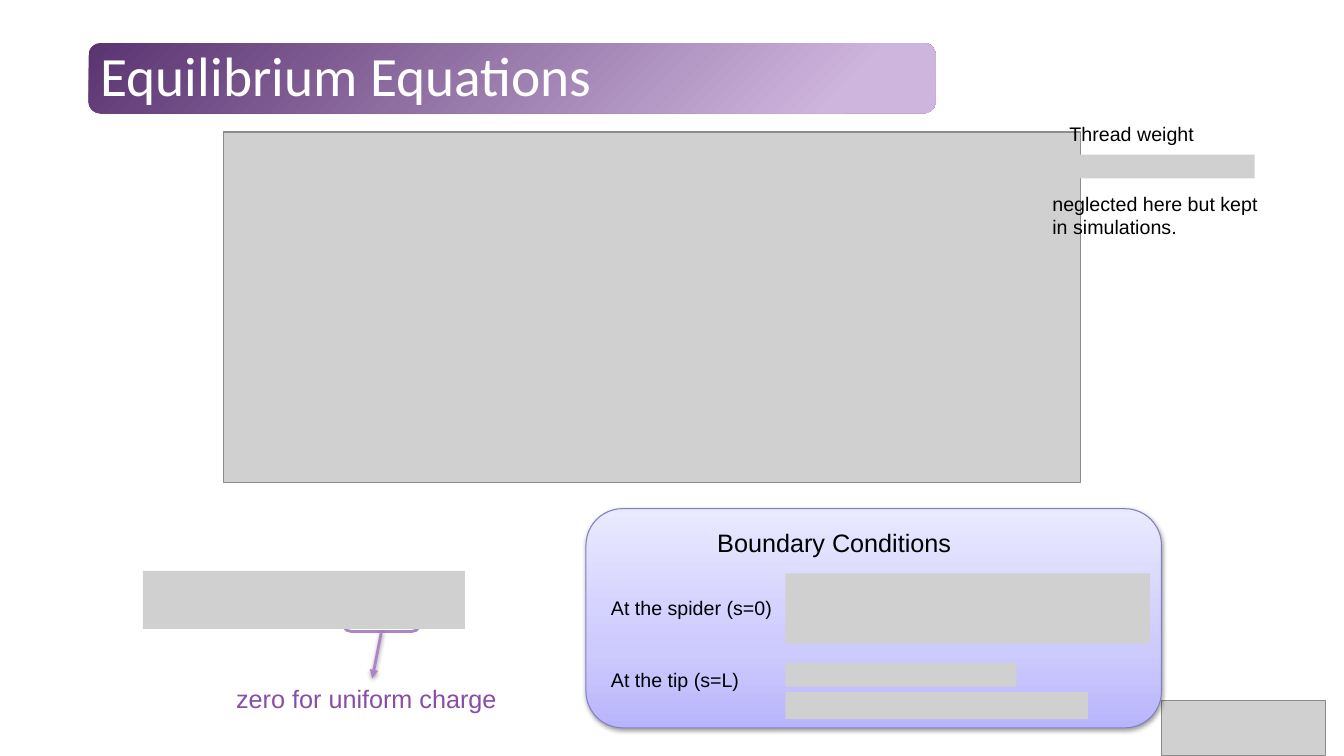
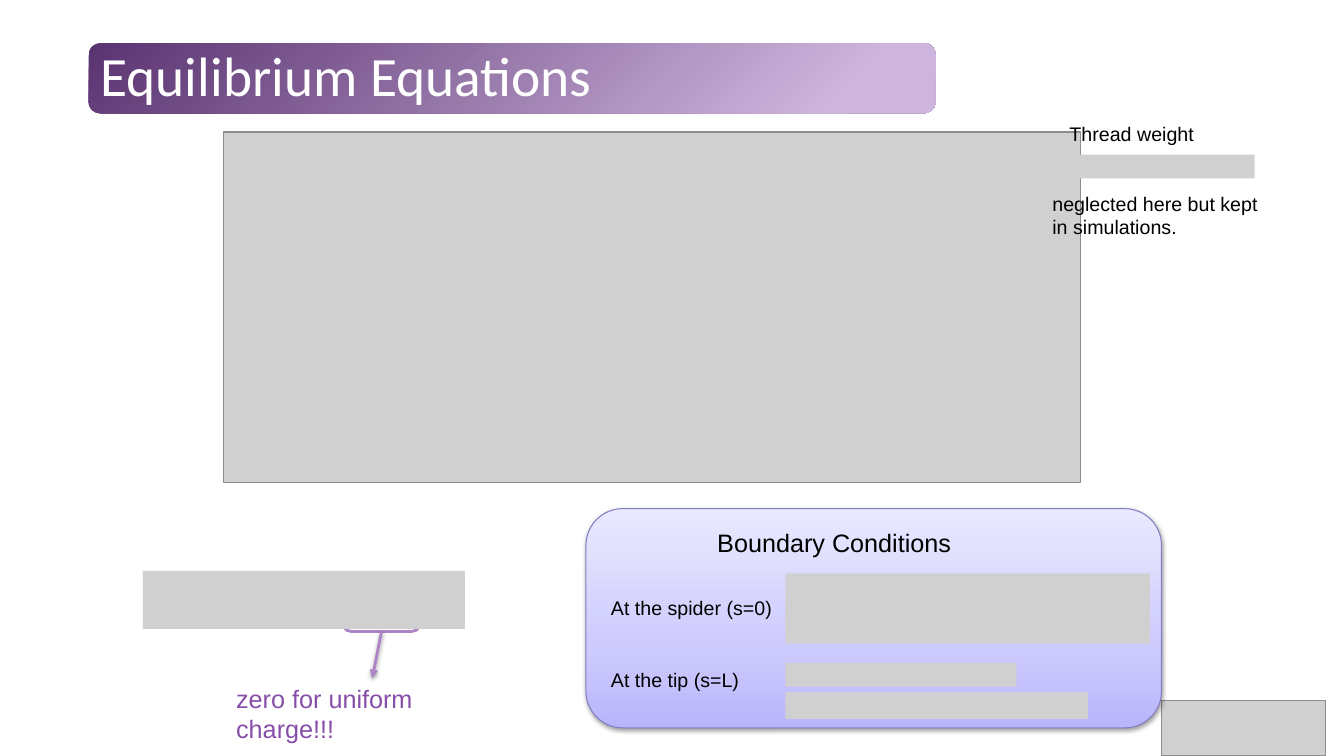
Before and after one commit to Tavi681/PoliPhysics, a slide deck: slide 12 of Tema 1/paper/Tema1.pptx (slide 10 before the commit). Drawn at 1344x756 pixels with LibreOffice and Linux fonts; fonts in the diff are those of the drawing; grey boxes stand for pictures. Boxes give left, top, right and bottom in pixels: in the first picture for what was removed or moved away, otherwise in the second. Text is boxed around its words. In the diff, an @@ line names an element or a change of style, - is before the commit and + after.

```diff
--- a/Tema 1/paper/Tema1.pptx
+++ b/Tema 1/paper/Tema1.pptx
@@ text at bbox=[236, 689, 413, 743]: text changed @@
-zero for uniform charge
+zero for uniform charge!!!
```
Also in this commit, not shown: 7 other slides changed, 15 slides added, 6 slides removed.
